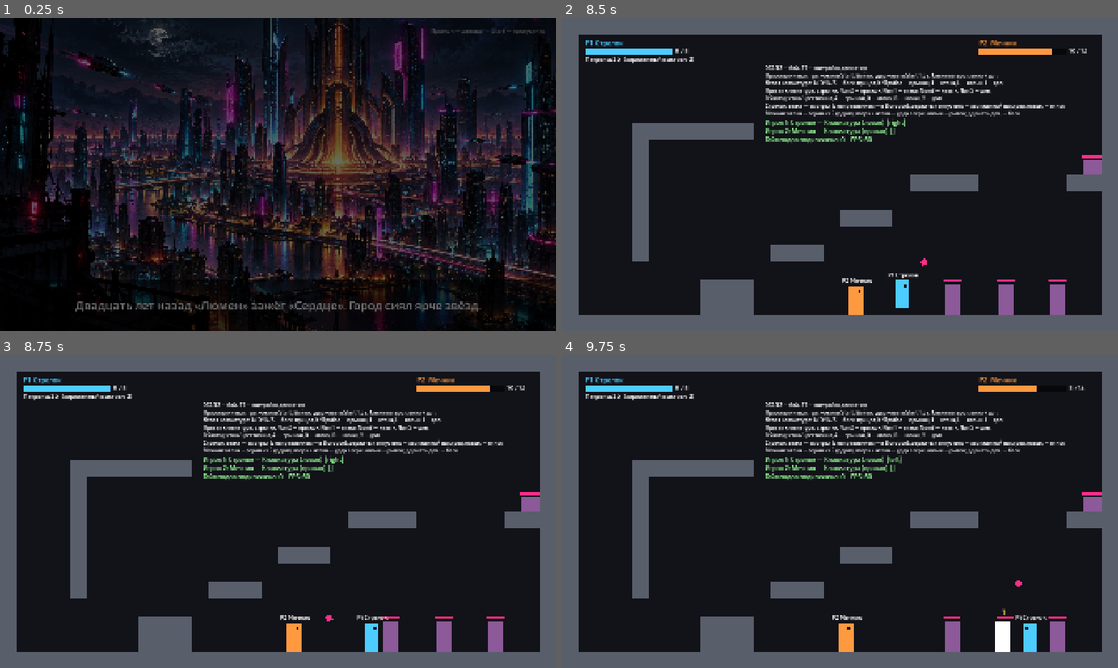
Above: before the commit, frames 1-4 (two rows, left to right).
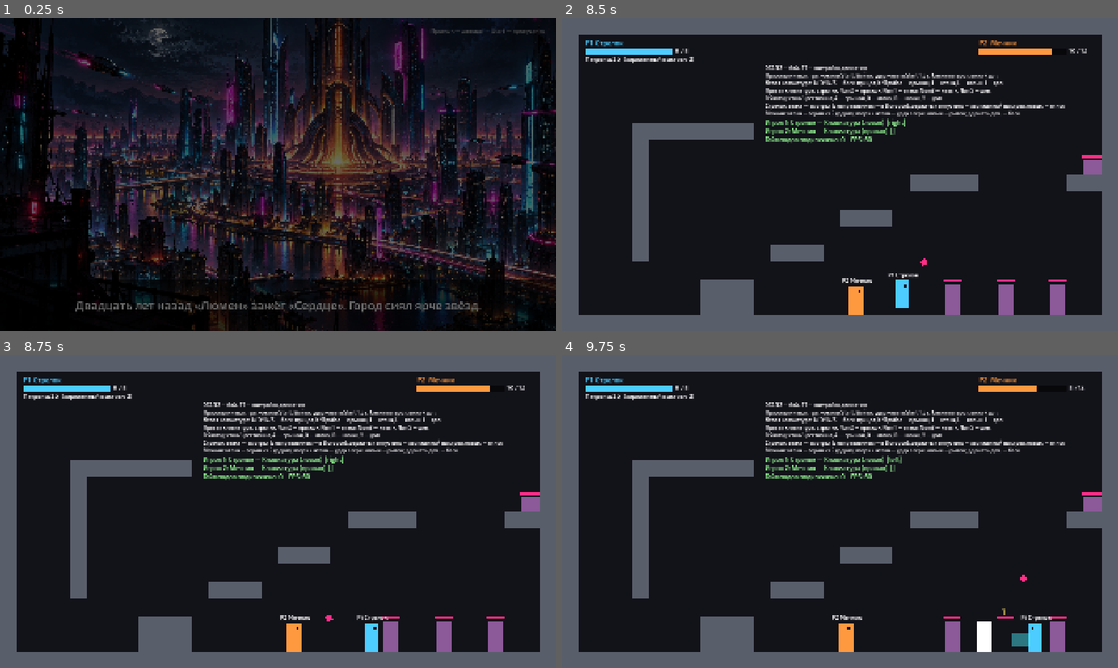
Above: after the commit, the same moments.

Repository: wrcabeludo-rgb/001
Game: Godot game, scene res://scenes/intro_comic.tscn
Two runs of this game, one before a commit and one after it. Both use one fixed random seed, a clock stepped at 60 frames per second and the inputs below.
Inputs:
- Up to frame 1 (0.25 s): no input
- Up to frame 2 (8.5 s): hold D 0.53-2.03 s; tap K at 0.6, 4.35, 8.1 s; tap Space at 0.77, 1.52, 3.02, 3.77, 4.52, 6.02, 6.77, 7.52 s; tap J at 1.35, 5.1 s; hold A 2.03-2.78 s; tap L at 2.1, 5.85 s; hold D 2.78-4.28 s; tap I at 2.85, 6.6 s; tap Keypad Enter at 3.6, 7.35 s; hold A 4.28-5.03 s; hold D 5.03-5.78 s; hold A 5.78-7.28 s; hold D from 7.28 s (still down)
- Up to frame 3 (8.75 s): keep holding D
- Up to frame 4 (9.75 s): tap J at 8.85 s; tap Space at 9.02 s; release D at 9.53 s; hold A from 9.53 s (still down); tap L at 9.6 s

Frames 1-3 are identical in both runs. In frame 4, 0.9% of the frame differs, in the area x 74-89%, y 70-95%.

Commit message:
Stronger, longer kick; dummies are pushed in proportion to knockback
- Kick knockback 750 -> 1100, slightly larger reach
- Training dummies slide back by the hit's knockback and spring back,
  so a kick visibly throws them while a shot barely moves them
- Test: kick pushes a dummy much further than a shot

Co-Authored-By: Claude Opus 5.5 <noreply@anthropic.com>
Claude-Session: https://claude.ai/code/session_01DbbAxgCR2CT7iqKnVBrHPT

Diff:
--- a/coop-platformer/game/resources/heroes/shooter_combat.tres
+++ b/coop-platformer/game/resources/heroes/shooter_combat.tres
@@ -20,5 +20,5 @@
 start_ammo = 20
 max_ammo = 40
 kick_damage = 1
-kick_knockback = 750.0
+kick_knockback = 1100.0
 kick_cooldown = 0.45
--- a/coop-platformer/game/scripts/combat/combat_stats.gd
+++ b/coop-platformer/game/scripts/combat/combat_stats.gd
@@ -29,7 +29,7 @@
 
 @export_group("Стрелок: пинок")
 @export var kick_damage := 1
-@export var kick_knockback := 750.0
+@export var kick_knockback := 1100.0
 @export var kick_cooldown := 0.45
 
 @export_group("Мечник: удары")
--- a/coop-platformer/game/scripts/player/shooter_combat.gd
+++ b/coop-platformer/game/scripts/player/shooter_combat.gd
@@ -23,7 +23,7 @@
 	ammo = stats.start_ammo
 	_kick = Hitbox.new()
 	add_child(_kick)
-	_kick.setup(Layers.Team.PLAYERS, Vector2(46, 44), Vector2(44, 12), SHOT_COLOR)
+	_kick.setup(Layers.Team.PLAYERS, Vector2(62, 48), Vector2(52, 12), SHOT_COLOR)
 	_kick.landed.connect(func(_target: Hurtbox) -> void: player.hitstop())
 
 
@@ -49,7 +49,7 @@
 
 	if input.just_pressed("skill") and _kick_cooldown <= 0.0:
 		_kick_cooldown = stats.kick_cooldown
-		_kick.activate(0.12, stats.kick_damage, Vector2(stats.kick_knockback, -250), player.facing)
+		_kick.activate(0.12, stats.kick_damage, Vector2(stats.kick_knockback, -320), player.facing)
 
 
 func is_charged() -> bool:
--- a/coop-platformer/game/scripts/targets/training_dummy.gd
+++ b/coop-platformer/game/scripts/targets/training_dummy.gd
@@ -1,11 +1,17 @@
 class_name TrainingDummy
 extends Node2D
 ## A practice target: takes hits, shows a health bar and floating damage numbers,
-## flinches when hit and comes back a moment after it is destroyed.
+## is pushed back in proportion to the hit's knockback and springs back to its
+## post, and comes back a moment after it is destroyed.
 
 const SIZE := Vector2(52, 100)
 const COLOR := Color(0.55, 0.35, 0.6)
 const RESPAWN_TIME := 2.0
+## How far a hit pushes the dummy per unit of knockback, and the push limit.
+const PUSH_PER_KNOCKBACK := 0.07
+const MAX_PUSH := 90.0
+## How fast the dummy returns to its post, pixels per second.
+const RETURN_SPEED := 220.0
 
 @export var max_health := 20
 @export var body_size := SIZE
@@ -54,14 +60,19 @@
 		return false
 	health.damage(hit.damage)
 	_flash_timer = 0.08
-	_flinch = signf(hit.knockback.x) * 10.0
+	_flinch = clampf(_flinch + hit.knockback.x * PUSH_PER_KNOCKBACK, -MAX_PUSH, MAX_PUSH)
 	_show_damage(hit.damage)
 	return true
 
 
+## Current sideways push from hits, in pixels (positive = pushed right).
+func push() -> float:
+	return _flinch
+
+
 func _process(delta: float) -> void:
 	_flash_timer -= delta
-	_flinch = move_toward(_flinch, 0.0, 80.0 * delta)
+	_flinch = move_toward(_flinch, 0.0, RETURN_SPEED * delta)
 	_body.color = Color.WHITE if _flash_timer > 0.0 else COLOR
 	_body.position = -body_size / 2 + Vector2(_flinch, 0)
 	_bar_fill.size.x = (body_size.x + 10) * health.ratio()
--- a/coop-platformer/game/tests/combat_test.gd
+++ b/coop-platformer/game/tests/combat_test.gd
@@ -15,6 +15,7 @@
 	await _test_charged_shot_needs_ammo()
 	await _test_aim_up()
 	await _test_kick()
+	await _test_kick_pushes_harder_than_shot()
 	await _test_sword_combo()
 	await _test_up_slash()
 	await _test_block_front_and_back()
@@ -75,6 +76,18 @@
 	await _frames(12)
 	_check(dummy.health.current == DUMMY_HEALTH - _player.combat_stats.kick_damage,
 		"пинок стрелка бьёт вплотную (здоровье %d)" % dummy.health.current)
+
+
+func _test_kick_pushes_harder_than_shot() -> void:
+	await _spawn(Heroes.Id.SHOOTER, Vector2(HERO_X, FLOOR_Y))
+	var dummy := await _dummy(Vector2(HERO_X + 70, 0))
+	await _press("skill")
+	var kick_push := await _max_push(dummy, 20)
+	dummy = await _dummy(Vector2(1750, 0))
+	await _press("attack")
+	var shot_push := await _max_push(dummy, 30)
+	_check(kick_push > 60.0 and kick_push > shot_push * 4.0,
+		"пинок отталкивает сильнее выстрела (%.0f px против %.0f px)" % [kick_push, shot_push])
 
 
 func _test_sword_combo() -> void:
@@ -156,6 +169,15 @@
 	return dummy
 
 
+## The largest sideways push of the dummy over the next `frames` frames.
+func _max_push(dummy: TrainingDummy, frames: int) -> float:
+	var largest := 0.0
+	for i in frames:
+		await _frames(1)
+		largest = maxf(largest, absf(dummy.push()))
+	return largest
+
+
 func _newest_projectile() -> Projectile:
 	var newest: Projectile = null
 	for child in _room.get_children():
